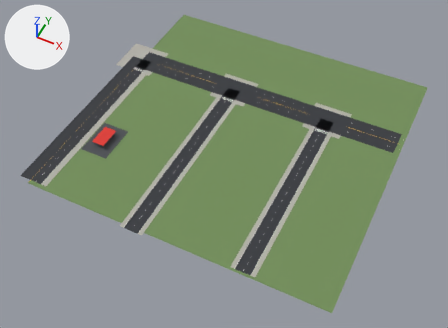
What one commit did to the FBX model Assets/Party/Art/City/Ground25/Ground_4_7.fbx.
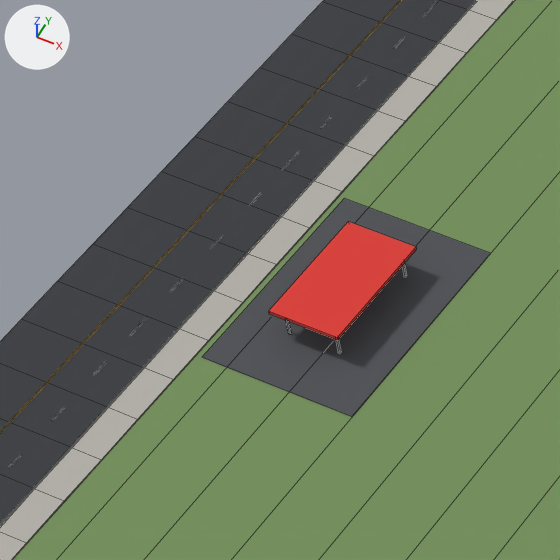
Each version appears first whole from a camera (50 mm lens) standing at (150.8, -335.1, 370.3) and looking at (-4.5, -24.6, -17.8), and next in a close-up on the part from 11% to 31% of the width and 28% to 56% of the height. The axes (+X, +Y, +Z) are drawn at upper left. The lights are the same throughout. The last two pictures show the newer version. The close-ups show mesh edges as thin lines. Vertices at exactly the same position are counted once.

The first close-up shows 'Ground_4_7'.
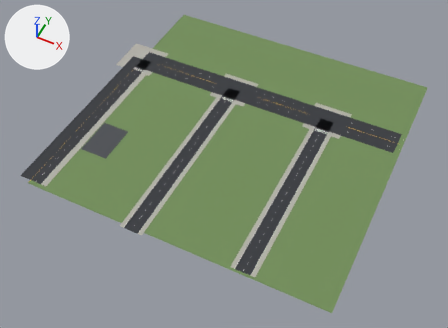
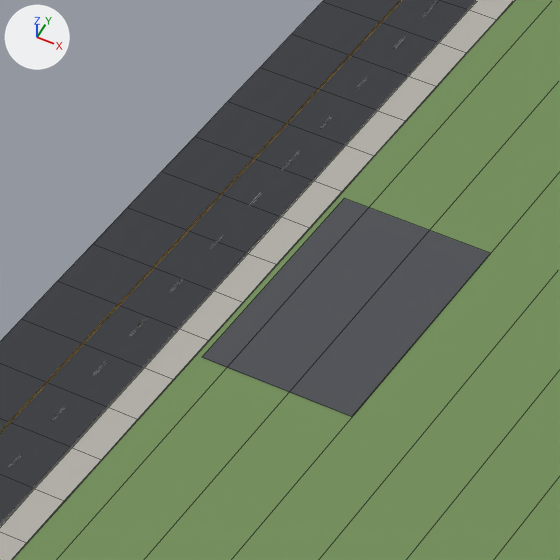
Changed parts and their boxes [x1, y1, x2, y2] in the close-ups (560 x 560 px):
part 1 of me_ground_4_7, deleted: before [335, 340, 341, 354]
part 2 of me_ground_4_7, deleted (red): before [268, 222, 416, 340]
part 3 of me_ground_4_7, deleted: before [285, 320, 291, 334]

The change, as a diff of the scene's bpy script:
```diff
--- a/Assets/Party/Art/City/Ground25/Ground_4_7.fbx.py
+++ b/Assets/Party/Art/City/Ground25/Ground_4_7.fbx.py
@@ me_ground_4_7 @@
 # used by ob_ground_4_7; location = (0.0, 0.0, 0.0)
-me_ground_4_7.from_pydata(...)  # 2089 vertices, 1096 faces; spans x -143.0..125.0, y -128.0..125.0, z 0.0..5.0
+me_ground_4_7.from_pydata(...)  # 2049 vertices, 1070 faces; spans x -143.0..125.0, y -128.0..125.0, z 0.0
+# me_ground_4_7 part 1: the loose piece of 8 vertices spanning x -93.0, y -68.0..-67.0, z 0.0..5.0 is deleted
+# me_ground_4_7 part 2: the loose piece of 8 vertices spanning x -102.0..-92.0, y -69.0..-50.0, z 5.0 is deleted
+# me_ground_4_7 part 3: the loose piece of 8 vertices spanning x -101.0, y -68.0..-67.0, z 0.0..5.0 is deleted
+# other edits to the shape of me_ground_4_7 do not show in these pictures
 me_ground_4_7.materials.append(mat_city25_cesped)
@@ me_ground_4_7 @@
 me_ground_4_7.materials.append(mat_city25_lineaamarilla)
-me_ground_4_7.materials.append(mat_city25_baranda)  # dark grey #42474f
 me_ground_4_7.materials.append(mat_city25_lote)
-me_ground_4_7.materials.append(mat_city25_marquesina)  # red #db3830
```
